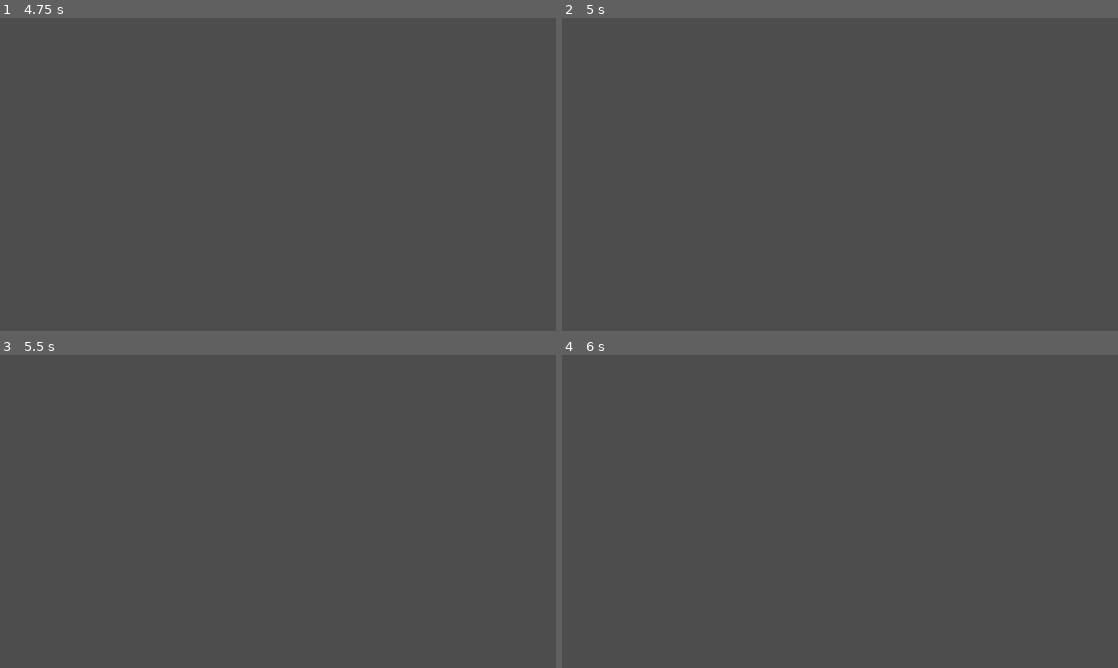
Above: before the commit, frames 1-4 (two rows, left to right).
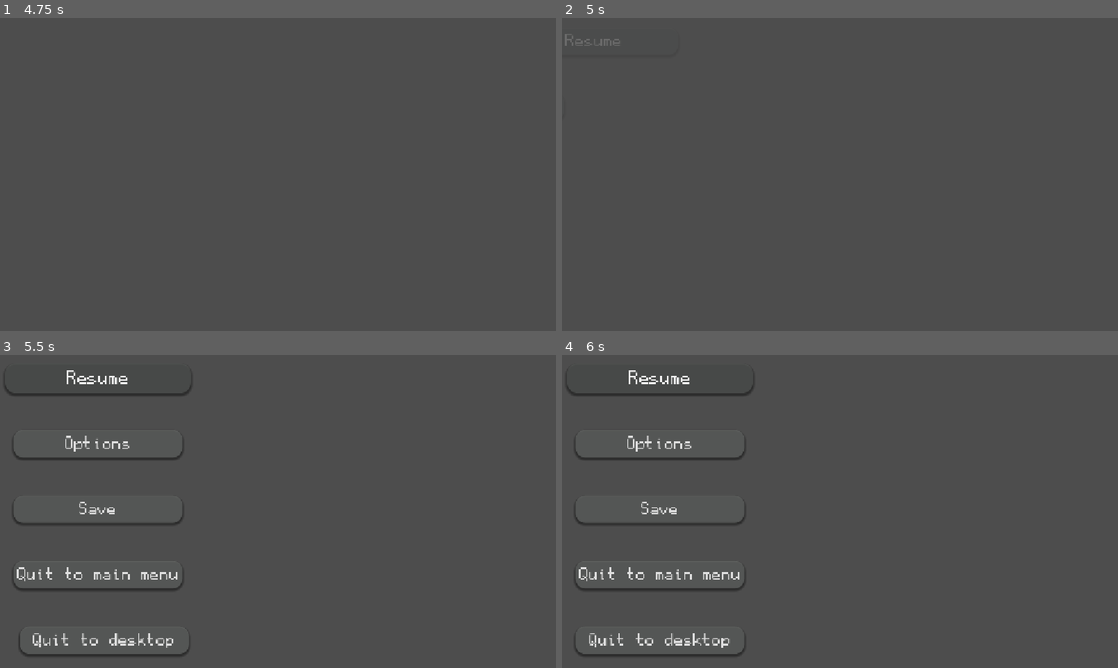
Above: after the commit, the same moments.

Repository: FastEverLast/testgame
Game: Godot game, scene res://scenes/menu/main_menu.tscn
The game is run twice, just before and just after one commit, with the same random seed, the same clock (stepped at 60 frames per second) and the same inputs.
Inputs (mouse positions are in pixels of both pictures, inside the frame that each line leads up to):
- Up to frame 1 (4.75 s): click "Start Game" at 0.5 s; tap Enter at 1.25, 2.75, 4.25 s; move the mouse to (400, 158) at 1.27 s; click (400, 158) at 1.42 s; tap Space at 2, 3.5 s; drag from (166, 190) to (250, 237) at 2.02 s; move the mouse to (333, 105) at 2.77 s; click (333, 105) at 2.92 s; drag from (250, 237) to (111, 127) at 3.52 s; move the mouse to (444, 221) at 4.27 s; click (444, 221) at 4.42 s
- Up to frame 2 (5 s): tap Escape (pause) at 4.9 s
- Up to frame 3 (5.5 s): click (100, 376) at 5 s, where only the run after the commit has a clickable "Resume"
- Up to frame 4 (6 s): click (662, 376) at 5.75 s, where only the run after the commit has a clickable "Resume"

Frame 1 is identical in both runs. In frame 2, less than 0.1% of the frame differs, in the area x 0-11%, y 5-9%; in frame 3, 2.2%; in frame 4, 2.2%, in the area x 0-35%, y 4-97%.

Commit message:
Cool fixes
Added level_base.tscn and a working pause menu

Diff:
--- /dev/null
+++ b/scenes/base_level.tscn
@@ -0,0 +1,16 @@
+[gd_scene format=3 uid="uid://dkoqypbd3jl3a"]
+
+[ext_resource type="PackedScene" uid="uid://2sfre1mijbbj" path="res://scenes/menu/pause_menu.tscn" id="1_dbkse"]
+[ext_resource type="PackedScene" uid="uid://dwr53o88up1lx" path="res://scenes/player.tscn" id="2_0n1tn"]
+
+[node name="BaseLevel" type="Node2D" unique_id=1515612743]
+
+[node name="UI" type="CanvasLayer" parent="." unique_id=1543863405]
+layer = 10
+metadata/_tc_offline_added = true
+
+[node name="PauseMenu" parent="UI" unique_id=1157975477 instance=ExtResource("1_dbkse")]
+metadata/_tc_offline_added = true
+
+[node name="Player" parent="." unique_id=1894673584 instance=ExtResource("2_0n1tn")]
+metadata/_tc_offline_added = true
--- a/scenes/levels/level1.tscn
+++ b/scenes/levels/level1.tscn
@@ -1,4 +1,5 @@
-[gd_scene format=3 uid="uid://b8k6bvvxrw22k"]
+[gd_scene format=3 uid="uid://bwmx5q1l3aism"]
 
-[node name="Level1" type="Node2D" unique_id=1624560782]
-metadata/_tc_uuid = "4378928673088656708"
+[ext_resource type="PackedScene" uid="uid://dkoqypbd3jl3a" path="res://scenes/base_level.tscn" id="1_jwv3a"]
+
+[node name="BaseLevel" unique_id=1515612743 instance=ExtResource("1_jwv3a")]
--- a/scenes/menu/pause_menu.tscn
+++ b/scenes/menu/pause_menu.tscn
@@ -46,6 +46,7 @@
 script = ExtResource("1_xtxec")
 
 [node name="PanelContainer" type="PanelContainer" parent="." unique_id=853871665]
+visible = false
 layout_mode = 1
 anchors_preset = 9
 anchor_bottom = 1.0
